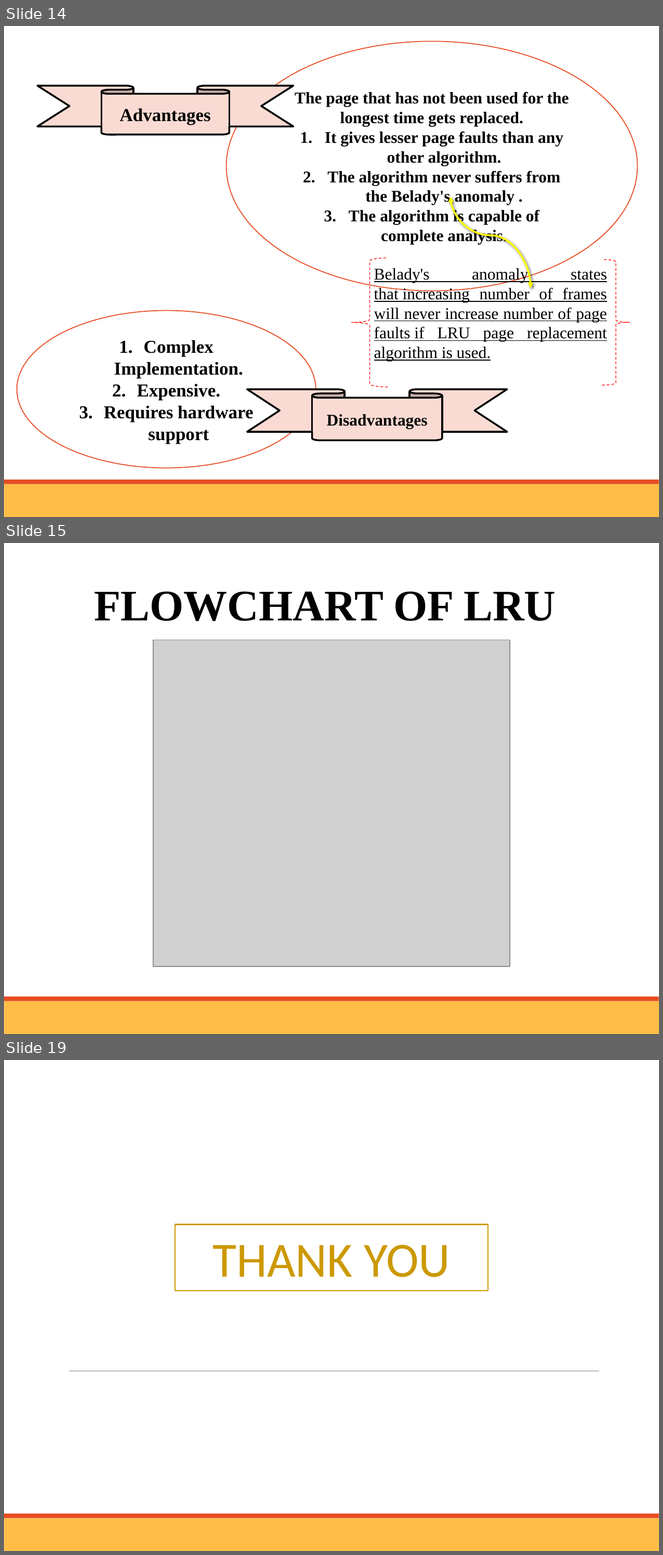
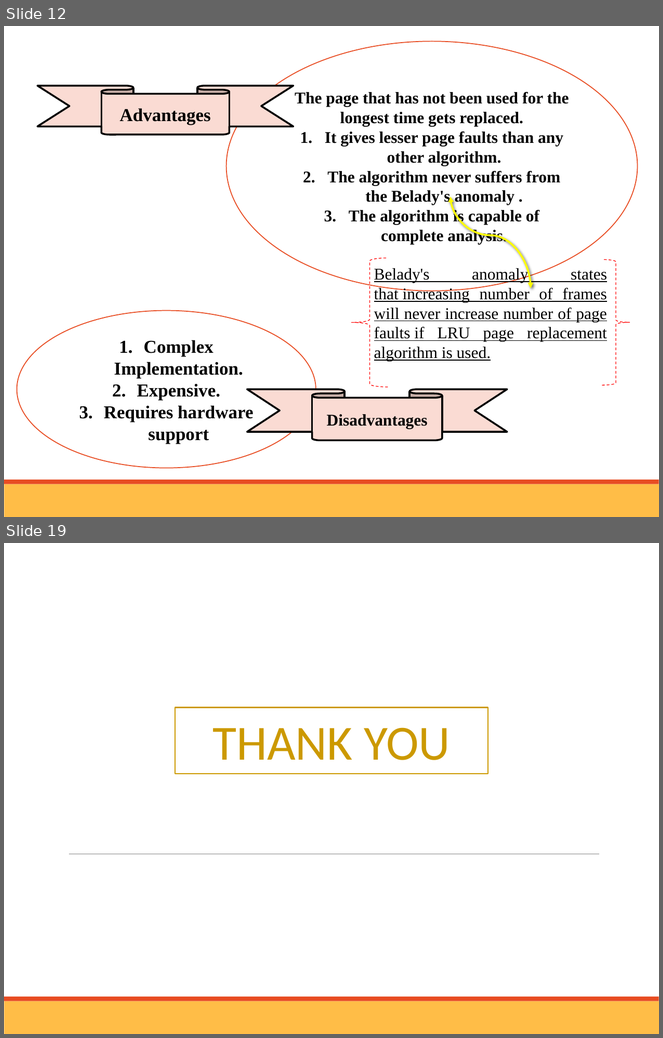
Before and after one commit to Ayushhh-T/Page-Replacement-Algorithm, a slide deck: Presentation/OS-Mini-Project-ppt.pptx. Shown one above the other, each under a label of ours: slides 14, 15 and 19 before the commit, slides 12 and 19 after it; the slides between them are not shown. The pictures are 663x1555 and 663x1038 pixels, drawn with LibreOffice and Linux fonts; fonts in the diff are those of the drawing; grey boxes stand for pictures. Boxes give left, top, right and bottom in pixels: in the first picture for what was removed or moved away, otherwise in the second. Text is boxed around its words. In the diff, an @@ line names an element or a change of style, - is before the commit and + after.

```diff
--- a/Presentation/OS-Mini-Project-ppt.pptx
+++ b/Presentation/OS-Mini-Project-ppt.pptx
@@ slide 15 removed at box(4, 543, 659, 1034), background #FFFFFF; not listed: 2 template elements that a slide beside it also shows @@
@@ text removed at box(94, 591, 556, 622) @@
-FLOWCHART OF LRU
@@ picture removed at box(153, 640, 510, 967) @@
@@ what was slide 14 is now slide 12 @@
```
Also in this commit, not shown: 6 slides changed, 2 slides added, 1 other slide removed, 12 other files.
